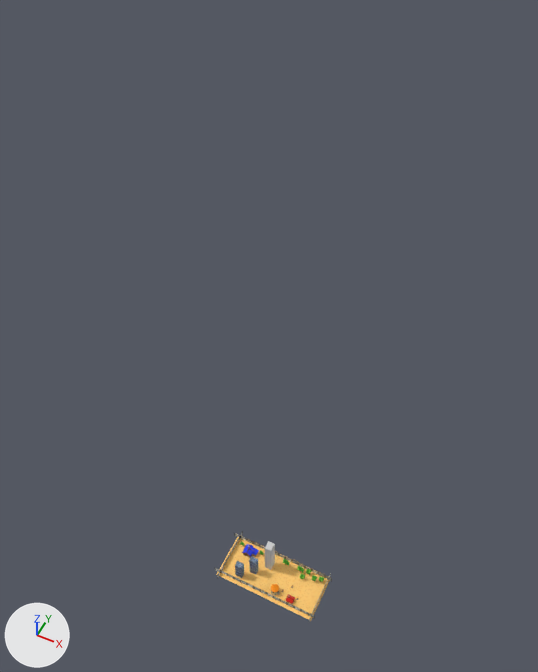
Before and after pictures for a commit that changed the FBX model Game/Asset/modelData/ground2.FBX.
One viewpoint serves both versions: a 50 mm lens placed at (68.0, -189.0, 495.0), pointed at (-44.0, 35.0, 214.0). The axes (+X, +Y, +Z) are drawn at lower left. The lights are the same throughout. Where no turn or scale is listed for an object, it has been applied to the vertices.

The first picture shows 'Box001', 'Box002', 'Box003', 'Floor_Soil_002', 'Floor_Soil_01', 'Floor_StonePaving_002', 'Floor_StonePaving_007', 'Floor_StonePaving_009', 'House_02'.
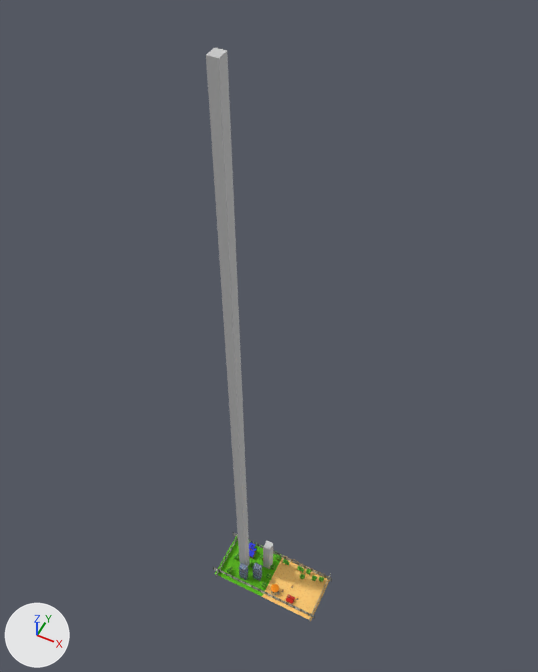
Changed parts and their boxes [x1, y1, x2, y2] in the pictures (538 x 672 px):
'Box004', added: after [206, 47, 250, 566]
'Floor_Soil_002', surface changed, recoloured, moved (orange to green): before [216, 537, 284, 597]; after [215, 536, 282, 597]
'Box003', moved: before [265, 541, 275, 570]; after [263, 541, 273, 569]
'Box001', moved: before [249, 556, 258, 574]; after [253, 563, 262, 581]
'Box002', moved: before [235, 561, 244, 578]; after [239, 563, 248, 580]
'House_02', moved, turned: before [242, 544, 259, 558]; after [249, 542, 257, 559]
'Floor_StonePaving_009', moved: before [217, 531, 243, 579]; after [216, 536, 238, 577]
'Floor_StonePaving_007', moved: before [214, 567, 260, 591]; after [213, 567, 260, 591]
'Tree.011', added: after [261, 582, 267, 588]
'Tree.010', added: after [266, 573, 271, 579]
'Tree.009', added: after [270, 564, 276, 570]
'Tree.008', added: after [275, 555, 281, 560]
'Tree.012', added: after [259, 554, 263, 560]

Diff of the bpy script that builds the scene:
```diff
--- a/Game/Asset/modelData/ground2.FBX.py
+++ b/Game/Asset/modelData/ground2.FBX.py
@@ img_floor_prairie_png @@
+img_floor_prairie_png = load_image('Floor_Prairie.png', 'object/Floor_Prairie.png', 1024, 1024, 'sRGB')
@@ mat_material__25 @@
 mat_material__25 = principled_material('Material #25')
-mat_material__25.texture = img_house_01_door_png
+mat_material__25.texture = img_floor_prairie_png
 mat_material__25.roughness = 0.859
@@ me_mesh @@
 me_mesh.from_pydata(...)  # 4 vertices, 1 face; spans x -18.3..18.3, y -16.7..16.7, z 0.0
-me_mesh.materials.append(mat_material__30)  # picture img_floor_soil_01_png
+me_mesh.materials.append(mat_material__25)  # picture img_floor_prairie_png
@@ me_mesh_013_1 @@
+me_mesh_013_1 = me_mesh_017.copy(); me_mesh_013_1.name = 'Mesh.013'  # the mesh of ob_floor_stonepaving_004
@@ me_mesh_059 @@
+me_mesh_059.from_pydata(...)  # 147 vertices, 110 faces; spans x -1.65..1.65, y -1.5..1.51, z 0.0..5.2
+me_mesh_059.materials.append(mat_tree)  # picture img_tree_png
@@ me_mesh_056 @@
+me_mesh_056.from_pydata(...)  # a box spanning x -2.0..2.0, y -3.0..3.0, z 0.0..376.0
+me_mesh_056.materials.append(mat_material__1356)  # its picture is missing
@@ ob_house_02 @@
 ob_house_02 = bpy.data.objects.new('House_02', me_mesh_006)
-ob_house_02.location = (-50.5, 16.9, 0.0)
-ob_house_02.rotation_euler = (1.571, 0.0, 0.0)  # degrees (90, 0, 0)
+ob_house_02.location = (-49.1, 16.9, 0.0)
+ob_house_02.rotation_euler = (1.571, 0.0, 1.571)  # degrees (90, 0, 90)
 ob_house_02.scale = (0.01, 0.01, 0.01)
@@ ob_floor_stonepaving_002 @@
-ob_floor_stonepaving_002 = bpy.data.objects.new('Floor_StonePaving_002', me_mesh_015)
+ob_floor_stonepaving_002 = bpy.data.objects.new('Floor_StonePaving_002', me_mesh_013_1)
 ob_floor_stonepaving_002.location = (7.7, 9.4, 1.4)
@@ ob_box002 @@
 ob_box002 = bpy.data.objects.new('Box002', me_mesh_004)
-ob_box002.location = (-48.6, 0.0, 0.0)
+ob_box002.location = (-45.5, 0.0, 0.0)
@@ ob_floor_stonepaving_009 @@
 ob_floor_stonepaving_009 = bpy.data.objects.new('Floor_StonePaving_009', me_mesh_055)
-ob_floor_stonepaving_009.location = (-61.3, 9.4, 1.4)
+ob_floor_stonepaving_009.location = (-62.5, 9.4, 1.4)
@@ ob_box001 @@
 ob_box001 = bpy.data.objects.new('Box001', me_mesh_003)
-ob_box001.location = (-41.1, 6.6, 0.0)
+ob_box001.location = (-36.7, 3.6, 0.0)
@@ ob_box003 @@
 ob_box003 = bpy.data.objects.new('Box003', me_mesh_005)
-ob_box003.location = (-33.2, 15.2, 0.0)
+ob_box003.location = (-34.4, 15.2, 0.0)
@@ ob_floor_stonepaving_007 @@
 ob_floor_stonepaving_007 = bpy.data.objects.new('Floor_StonePaving_007', me_mesh_002)
-ob_floor_stonepaving_007.location = (-45.6, -4.8, 1.4)
+ob_floor_stonepaving_007.location = (-46.7, -4.8, 1.4)
@@ ob_floor_soil_002 @@
 ob_floor_soil_002 = bpy.data.objects.new('Floor_Soil_002', me_mesh)
-ob_floor_soil_002.location = (-45.0, 9.4, -0.2)
+ob_floor_soil_002.location = (-46.2, 9.4, -0.2)
@@ ob_tree_010 @@
+ob_tree_010 = bpy.data.objects.new('Tree.010', me_mesh_059)
+ob_tree_010.location = (-29.9, 6.6, -0.2)
@@ ob_tree_008 @@
+ob_tree_008 = bpy.data.objects.new('Tree.008', me_mesh_059.copy())
+ob_tree_008.location = (-29.9, 21.5, -0.2)
@@ ob_tree_012 @@
+ob_tree_012 = bpy.data.objects.new('Tree.012', me_mesh_059.copy())
+ob_tree_012.location = (-40.1, 16.9, -0.2)
@@ ob_tree_011 @@
+ob_tree_011 = bpy.data.objects.new('Tree.011', me_mesh_059.copy())
+ob_tree_011.location = (-29.9, -0.5, -0.2)
@@ ob_tree_009 @@
+ob_tree_009 = bpy.data.objects.new('Tree.009', me_mesh_059.copy())
+ob_tree_009.location = (-29.9, 13.7, -0.2)
@@ ob_box004 @@
+ob_box004 = bpy.data.objects.new('Box004', me_mesh_056)
+ob_box004.location = (-48.7, 7.4, 0.0)
```
